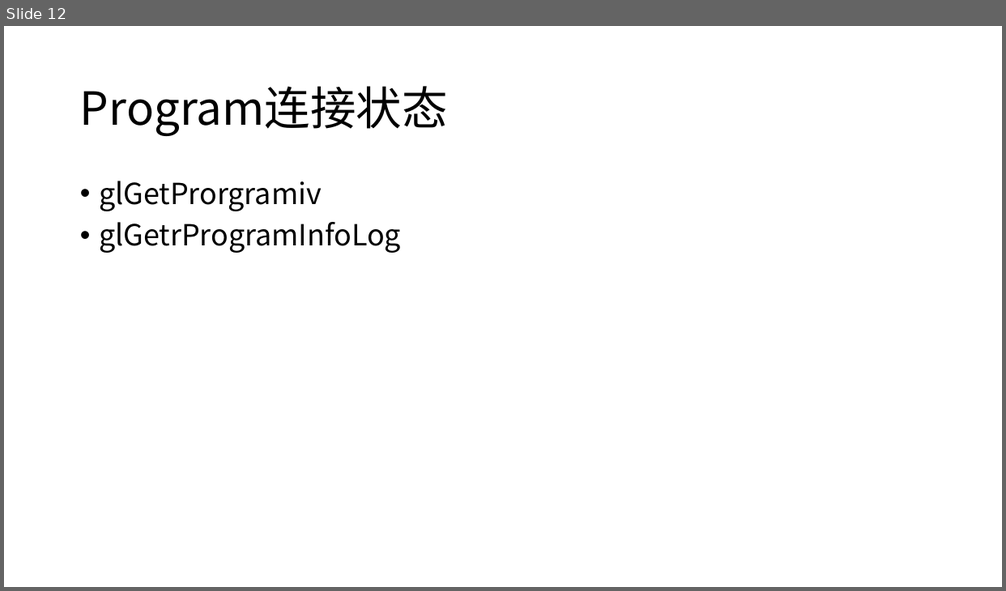
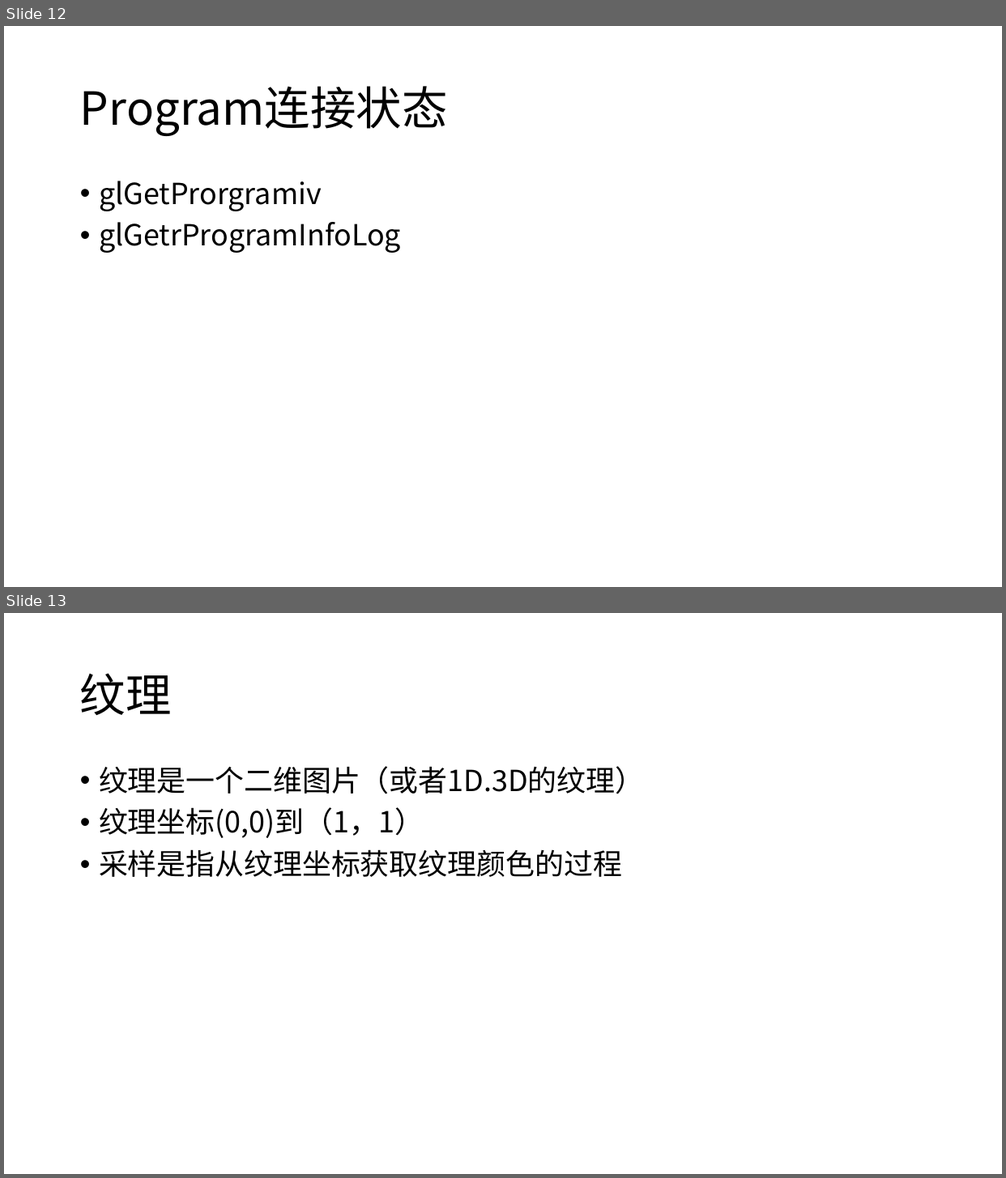
Before and after one commit to h8d9123/CSGamePhysicalEngine, a slide deck: doc/opengl.pptx. Shown one above the other, each under a label of ours: slide 12 before the commit, slides 12 and 13 after it. The pictures are 1006x591 and 1006x1178 pixels, drawn with LibreOffice and Linux fonts; fonts in the diff are those of the drawing. Boxes give left, top, right and bottom in pixels: in the first picture for what was removed or moved away, otherwise in the second. Text is boxed around its words. In the diff, an @@ line names an element or a change of style, - is before the commit and + after.

```diff
--- a/doc/opengl.pptx
+++ b/doc/opengl.pptx
@@ slide 13 added at (4, 613, 1002, 1174), background #FFFFFF @@
@@ title added at (80, 673, 172, 715), 44 pt, text #000000 @@
+纹理
@@ text added at (99, 766, 644, 877), 28 pt, text #000000 @@
+• 纹理是一个二维图片（或者1D.3D的纹理）
+• 纹理坐标(0,0)到（1，1）
+• 采样是指从纹理坐标获取纹理颜色的过程
```
Also in this commit, not shown: 1 other slide added, 2 other files.
